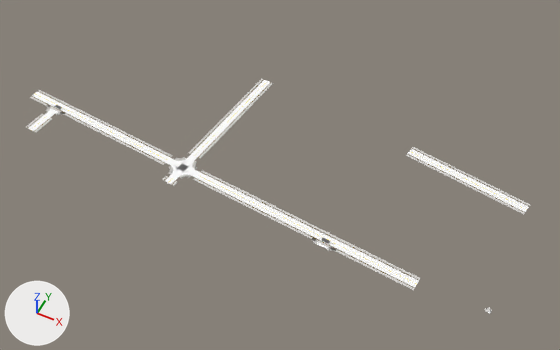
One commit to the glTF model game/assets/city/roads/roads_-3_-3.gltf: the scene before it, then after it.
The view is the same before and after, from a 50 mm lens placed at (-1027.0, 636.0, 560.0), pointed at (-1258.0, 1098.0, -17.0). The lights are fixed; the arrows at lower left show +X, +Y and +Z. The picture after the commit comes second. Objects named as collision shapes, trigger or cutter boxes, shadow casters or lower levels of detail are left out. Vertices at exactly the same position are counted once.

Script lines for the objects in view, before the commit:
```python
ob_roads__3__3_road_tactile_strip = bpy.data.objects.new('roads_-3_-3_Road_Tactile_Strip', me_roads__3__3_road_tactile_strip)
ob_roads__3__3_road_tactile_strip.location = (0.0, 0.0, 0.0)
ob_roads__3__3_sh_road_marking_white = bpy.data.objects.new('roads_-3_-3_SH_road_marking_white', me_roads__3__3_sh_road_marking_white)
ob_roads__3__3_sh_road_marking_white.location = (0.0, 0.0, 0.0)
ob_roads__3__3_sh_road_marking_yellow = bpy.data.objects.new('roads_-3_-3_SH_road_marking_yellow', me_roads__3__3_sh_road_marking_yellow)
ob_roads__3__3_sh_road_marking_yellow.location = (0.0, 0.0, 0.0)
ob_roads__3__3_sh_sidewalk = bpy.data.objects.new('roads_-3_-3_SH_sidewalk', me_roads__3__3_sh_sidewalk)
ob_roads__3__3_sh_sidewalk.location = (0.0, 0.0, 0.0)
ob_roads__3__3_sh_wet_asphalt = bpy.data.objects.new('roads_-3_-3_SH_wet_asphalt', me_roads__3__3_sh_wet_asphalt)
ob_roads__3__3_sh_wet_asphalt.location = (0.0, 0.0, 0.0)
```
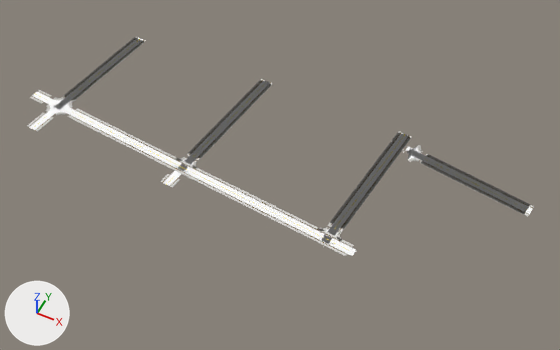
Changed parts and their boxes [x1, y1, x2, y2] in the pictures (560 x 350 px):
'roads_-3_-3_SH_wet_asphalt', reshaped (6% shorter)
    before: [28, 80, 529, 313]
    after: [29, 38, 533, 256]
'roads_-3_-3_SH_sidewalk', reshaped
    before: [26, 79, 530, 312]
    after: [27, 37, 534, 257]
'roads_-3_-3_Road_Tactile_Strip', reshaped
    before: [30, 79, 528, 288]
    after: [30, 39, 532, 254]
'roads_-3_-3_SH_road_marking_yellow', reshaped
    before: [32, 94, 503, 265]
    after: [32, 39, 503, 251]
part 1 of me_roads__3__3_road_tactile_strip, reshaped
    before: [347, 148, 431, 288]
    after: [330, 133, 532, 231]
part 2 of me_roads__3__3_road_tactile_strip, built on
    before: [44, 97, 76, 115]
    after: [65, 39, 144, 100]
part 3 of me_roads__3__3_road_tactile_strip, reshaped
    before: [194, 79, 265, 158]
    after: [165, 80, 265, 178]
part 4 of me_roads__3__3_sh_road_marking_yellow, reshaped
    before: [351, 151, 421, 265]
    after: [334, 135, 503, 229]
part 5 of me_roads__3__3_sh_sidewalk, reshaped
    before: [346, 147, 429, 290]
    after: [328, 132, 534, 232]
part 6 of me_roads__3__3_sh_sidewalk, built on
    before: [45, 96, 74, 116]
    after: [55, 37, 145, 115]
part 7 of me_roads__3__3_sh_sidewalk, reshaped
    before: [168, 79, 273, 178]
    after: [167, 79, 273, 179]
part 8 of me_roads__3__3_sh_wet_asphalt, added
    after: [407, 148, 533, 214]
part 9 of me_roads__3__3_sh_wet_asphalt, added
    after: [406, 146, 420, 160]
part 10 of me_roads__3__3_sh_wet_asphalt, built on
    before: [28, 102, 65, 131]
    after: [29, 38, 143, 130]
part 11 of me_roads__3__3_sh_wet_asphalt, reshaped
    before: [317, 235, 419, 287]
    after: [317, 133, 408, 256]
part 12 of me_roads__3__3_sh_wet_asphalt, reshaped
    before: [165, 80, 270, 184]
    after: [164, 80, 269, 186]

The change, as a list of edits to the scene's bpy script:
```text
Change me_roads__3__3_road_tactile_strip:
    remove me_roads__3__3_road_tactile_strip.from_pydata(...)  # 492 vertices, 468 faces; spans x -1537.0..-1025.0, y 1019.0..1201.0, z 0.0
    add me_roads__3__3_road_tactile_strip.from_pydata(...)  # 1128 vertices, 1084 faces; spans x -1537.0..-1021.0, y 1024.0..1201.0, z 0.0
    me_roads__3__3_road_tactile_strip part 1: 2 vertices moved from x -1137.0..-1132.0, y 1171.0..1172.0, z 0.0 to x -1132.0..-1127.0, y 1170.0..1171.0, z 0.0; 55 vertices removed from x -1151.0..-1089.0, y 1019.0..1175.0, z 0.0; 351 vertices added at x -1182.0..-1021.0, y 1047.0..1191.0, z 0.0
    me_roads__3__3_road_tactile_strip part 2: 20 vertices removed from x -1513.0..-1488.0, y 1061.0..1074.0, z 0.0; 244 vertices added at x -1504.0..-1482.0, y 1080.0..1201.0, z 0.0
    me_roads__3__3_road_tactile_strip part 3: 7 vertices moved within x -1341.0..-1328.0, y 1068.0..1116.0, z 0.0; 28 vertices removed from x -1338.0..-1319.0, y 1110.0..1201.0, z 0.0; 140 vertices added at x -1352.0..-1319.0, y 1044.0..1200.0, z 0.0
    other edits to the shape of me_roads__3__3_road_tactile_strip do not show in these pictures
Change me_roads__3__3_sh_road_marking_yellow:
    remove me_roads__3__3_sh_road_marking_yellow.from_pydata(...)  # 492 vertices, 468 faces; spans x -1537.0..-1026.0, y 1024.0..1200.0, z 0.0
    add me_roads__3__3_sh_road_marking_yellow.from_pydata(...)  # 1128 vertices, 1084 faces; spans x -1537.0..-1022.0, y 1024.0..1200.0, z 0.0
    me_roads__3__3_sh_road_marking_yellow part 4: 56 vertices removed from x -1150.0..-1089.0, y 1024.0..1170.0, z 0.0; 352 vertices added at x -1177.0..-1022.0, y 1047.0..1191.0, z 0.0
    other edits to the shape of me_roads__3__3_sh_road_marking_yellow do not show in these pictures
Change me_roads__3__3_sh_sidewalk:
    remove me_roads__3__3_sh_sidewalk.from_pydata(...)  # 1122 vertices, 1320 faces; spans x -1537.0..-1025.0, y 1017.0..1201.0, z 0.0
    add me_roads__3__3_sh_sidewalk.from_pydata(...)  # 2172 vertices, 2648 faces; spans x -1537.0..-1021.0, y 1024.0..1201.0, z 0.0
    me_roads__3__3_sh_sidewalk part 5: 82 vertices removed from x -1151.0..-1088.0, y 1017.0..1177.0, z 0.0; 558 vertices added at x -1184.0..-1021.0, y 1047.0..1191.0, z 0.0
    me_roads__3__3_sh_sidewalk part 6: 2 vertices moved within x -1490.0, y 1059.0, z 0.0; 22 vertices removed from x -1514.0..-1488.0, y 1059.0..1075.0, z 0.0; 390 vertices added at x -1511.0..-1480.0, y 1071.0..1201.0, z 0.0
    me_roads__3__3_sh_sidewalk part 7: 5 vertices moved from x -1351.0..-1322.0, y 1043.0..1165.0, z 0.0 to x -1346.0..-1322.0, y 1044.0..1164.0, z 0.0; 39 vertices removed from x -1351.0..-1318.0, y 1042.0..1201.0, z 0.0; 191 vertices added at x -1352.0..-1317.0, y 1042.0..1200.0, z 0.0
    other edits to the shape of me_roads__3__3_sh_sidewalk do not show in these pictures
Change me_roads__3__3_sh_wet_asphalt:
    remove me_roads__3__3_sh_wet_asphalt.from_pydata(...)  # 2500 vertices, 4405 faces; spans x -1537.0..-1024.0, y 1020.0..1200.0, z 0.0
    add me_roads__3__3_sh_wet_asphalt.from_pydata(...)  # 5570 vertices, 10129 faces; spans x -1537.0..-1021.0, y 1024.0..1200.0, z 0.0
    me_roads__3__3_sh_wet_asphalt part 8: a new loose piece of 748 vertices spanning x -1152.0..-1021.0, y 1143.0..1174.0, z 0.0, in mat_sh_wet_asphalt
    me_roads__3__3_sh_wet_asphalt part 9: a new loose piece of 40 vertices spanning x -1154.0..-1137.0, y 1158.0..1182.0, z 0.0, in mat_sh_wet_asphalt
    me_roads__3__3_sh_wet_asphalt part 10: 3 vertices moved within x -1506.0..-1500.0, y 1057.0..1069.0, z 0.0; 153 vertices removed from x -1511.0..-1491.0, y 1025.0..1072.0, z 0.0; 1296 vertices added at x -1519.0..-1483.0, y 1027.0..1200.0, z 0.0
    me_roads__3__3_sh_wet_asphalt part 11: 17 vertices moved from x -1180.0..-1166.0, y 1027.0..1037.0, z 0.0 to x -1180.0..-1167.0, y 1029.0..1037.0, z 0.0; 228 vertices removed from x -1190.0..-1089.0, y 1020.0..1037.0, z 0.0; 957 vertices added at x -1191.0..-1150.0, y 1026.0..1191.0, z 0.0
    me_roads__3__3_sh_wet_asphalt part 12: 19 vertices moved from x -1343.0..-1326.0, y 1045.0..1194.0, z 0.0 to x -1343.0..-1326.0, y 1056.0..1194.0, z 0.0; 258 vertices removed from x -1358.0..-1320.0, y 1027.0..1200.0, z 0.0; 679 vertices added at x -1349.0..-1320.0, y 1024.0..1200.0, z 0.0
    other edits to the shape of me_roads__3__3_sh_wet_asphalt do not show in these pictures
```
